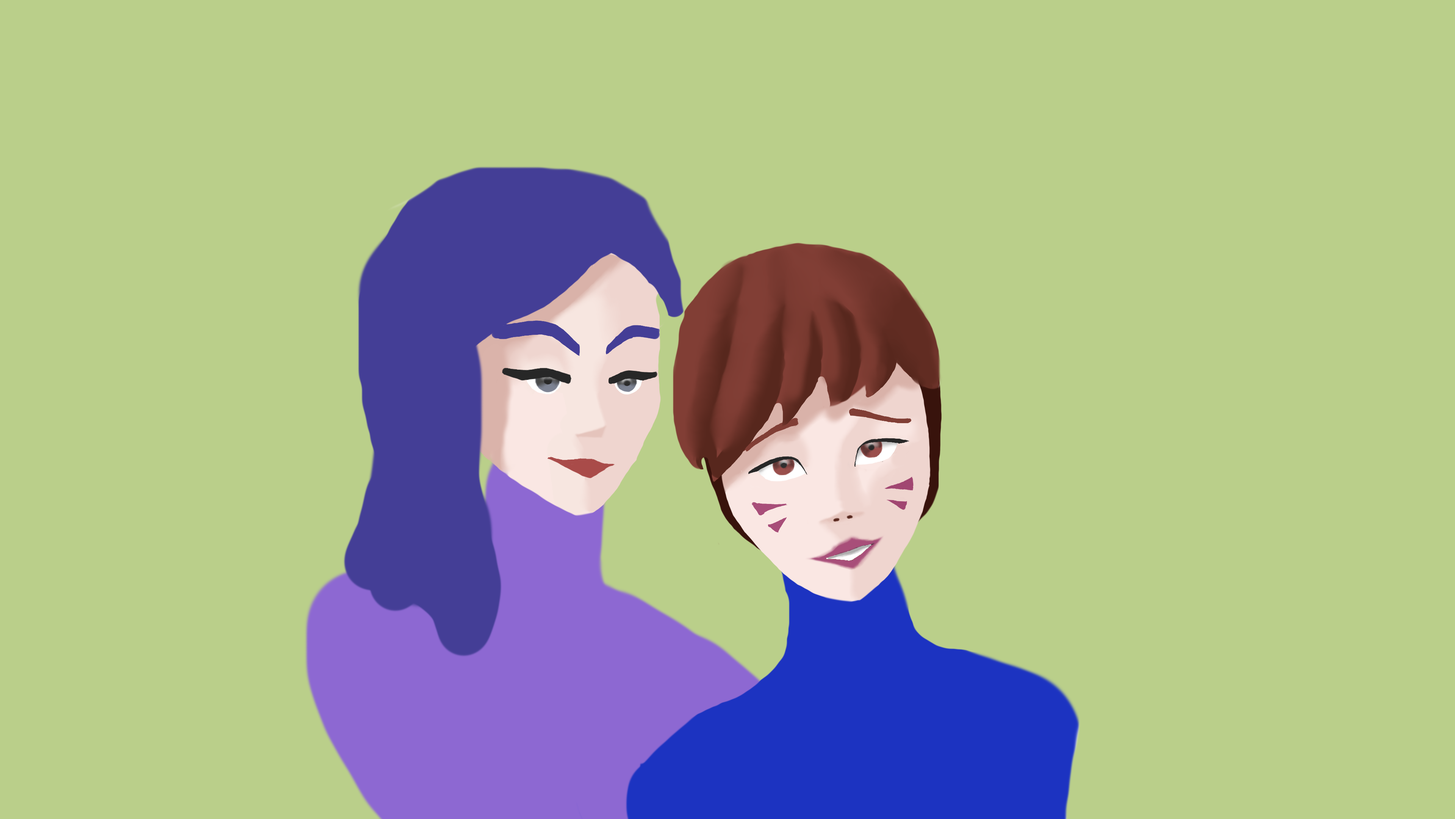
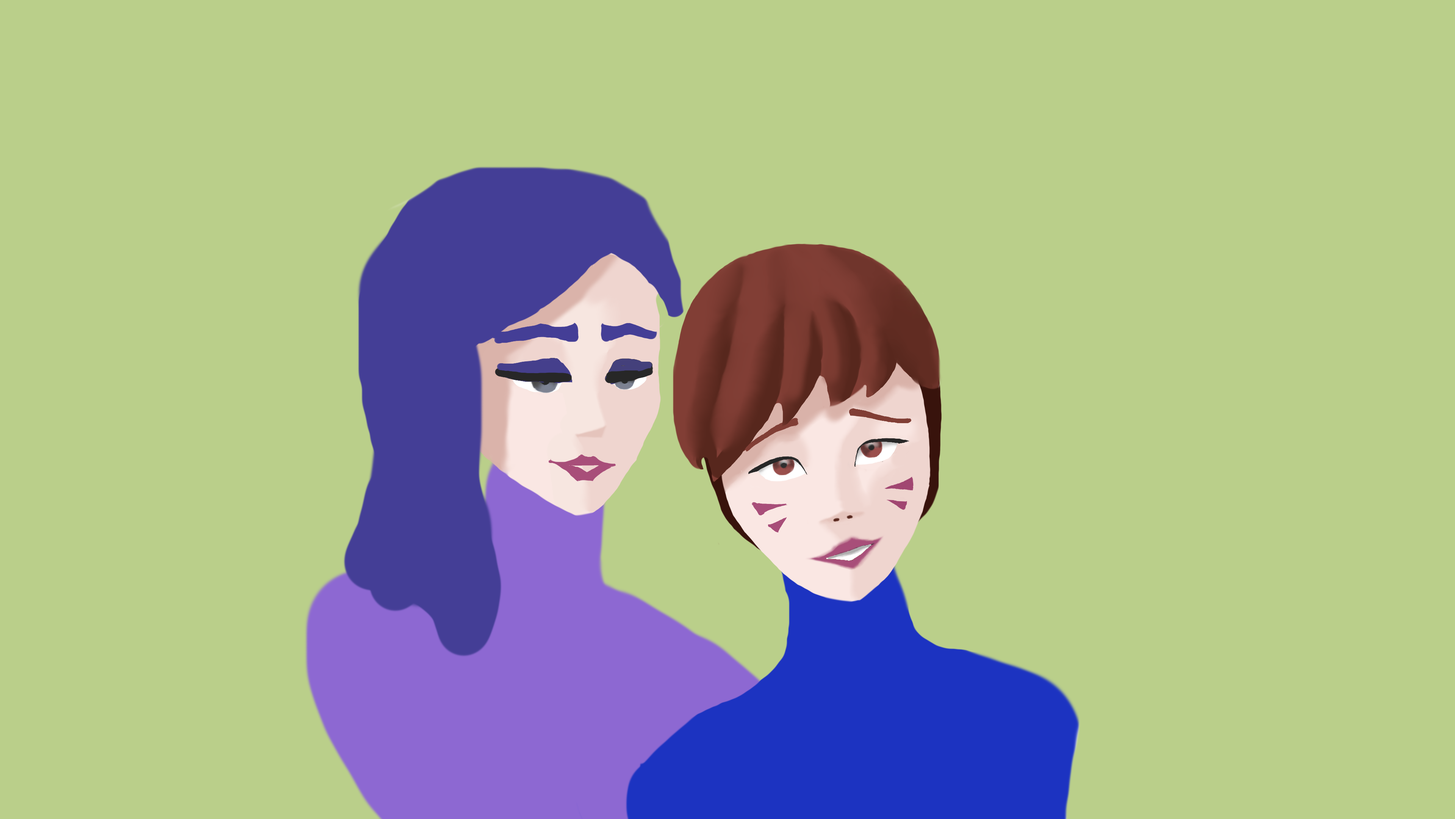
Comparing the layer stacks of the two 1455×819 images. Changes:
painted on "Hair" (1st of 2, in "D.va") over (485, 242, 931, 482)
painted on "Facial" (1st of 2, in "D.va") over (509, 242, 931, 482)
painted on "Pupils" (1st of 2, in "D.va") over (533, 339, 886, 482)
painted on "Eyeballs" (1st of 2, in "D.va") over (533, 315, 931, 482)
painted on "Skin" (1st of 2, in "D.va") over (509, 242, 931, 482)
painted on "Body" (1st of 2, in "D.va") over (478, 242, 931, 482)
painted on "Hair back" over (509, 242, 931, 482)
moved "Hair" (2nd of 2, in "D.mon") above "Facial", painted on it over (478, 242, 931, 482)
painted on "Facial" (2nd of 2, in "D.mon") over (478, 266, 931, 482)
painted on "Pupils" (2nd of 2, in "D.mon") over (485, 339, 886, 482)
painted on "Eyeballs" (2nd of 2, in "D.mon") over (485, 339, 886, 437)
painted on "Skin" (2nd of 2, in "D.mon") over (478, 242, 931, 482)
painted on "Body" (2nd of 2, in "D.mon") over (478, 242, 931, 482)
painted on "Background" over (478, 242, 931, 482)
